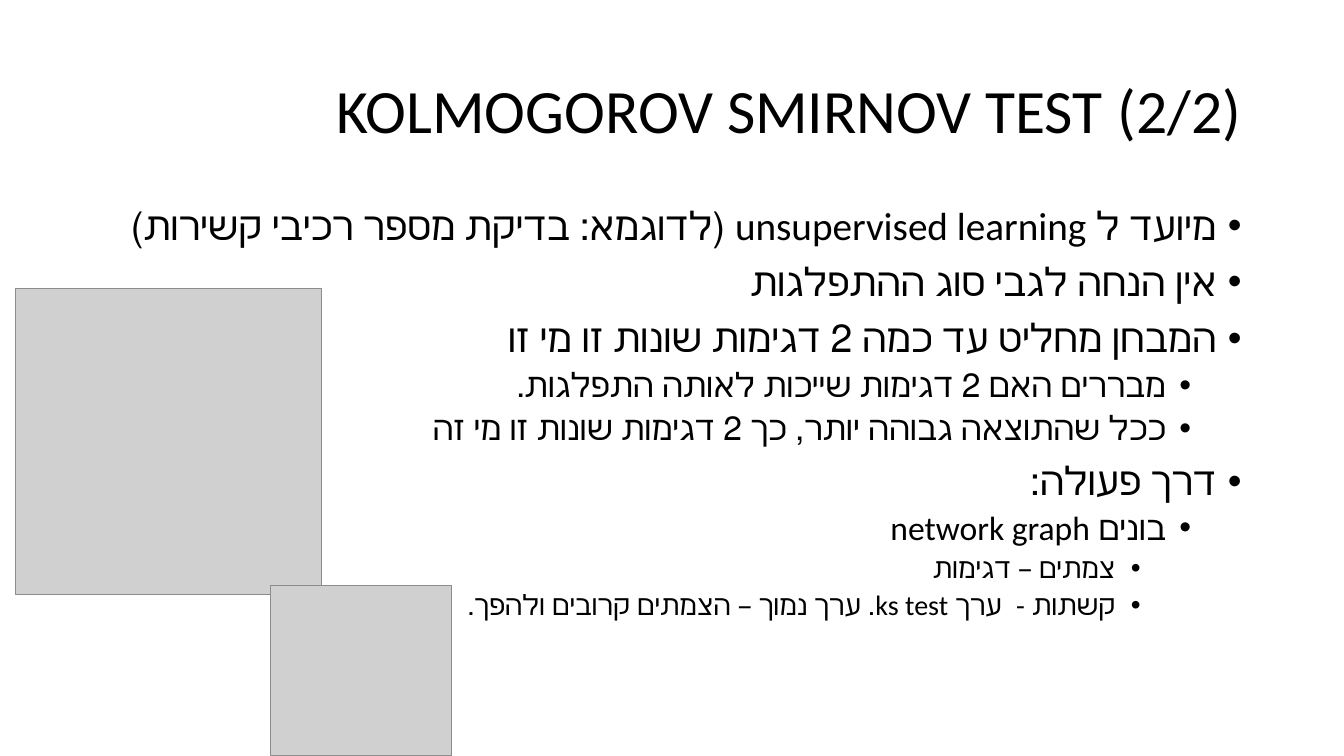
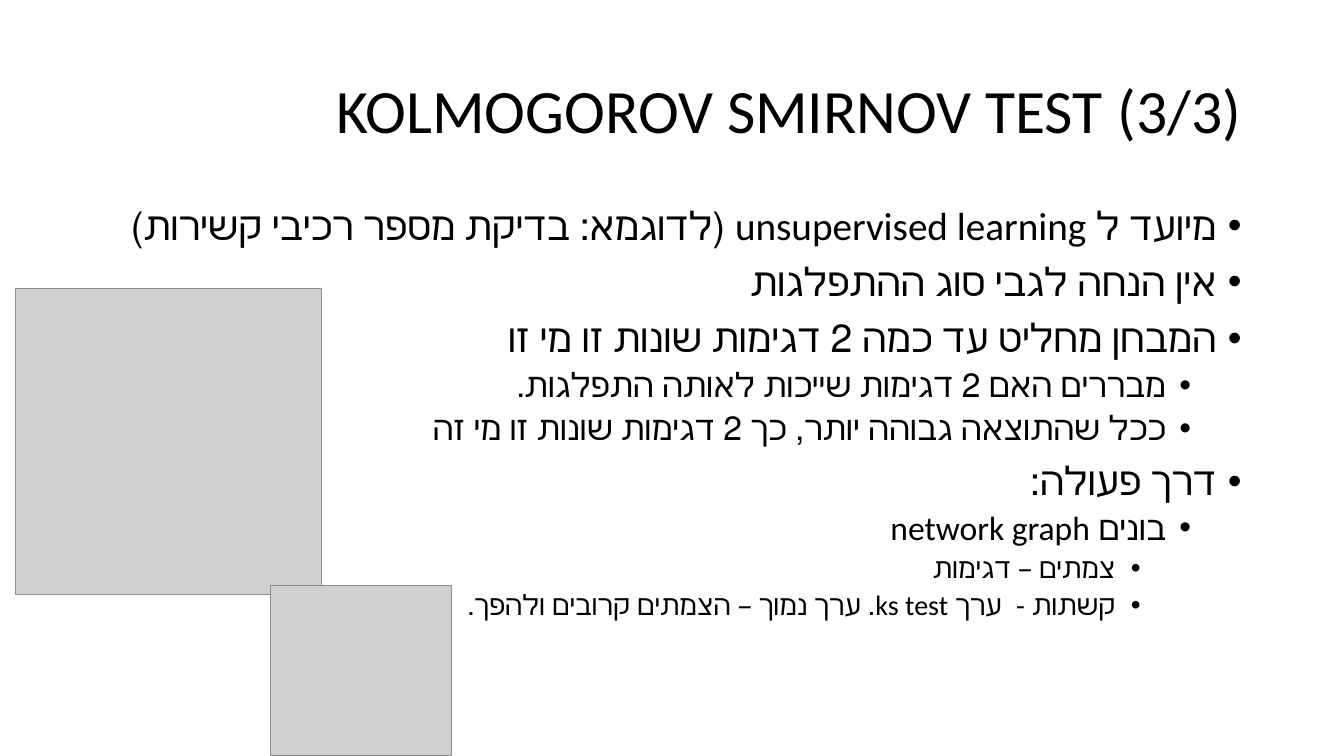
Before and after one commit to amitliron/FeatureSelecion, a slide deck: slide 53 of Presentation/Feature Selection.pptx (slide 52 before the commit). Drawn at 1344x756 pixels with LibreOffice and Linux fonts; fonts in the diff are those of the drawing; grey boxes stand for pictures. Boxes give left, top, right and bottom in pixels: in the first picture for what was removed or moved away, otherwise in the second. Text is boxed around its words. In the diff, an @@ line names an element or a change of style, - is before the commit and + after.

```diff
--- a/Presentation/Feature Selection.pptx
+++ b/Presentation/Feature Selection.pptx
@@ title at bbox=[337, 88, 1241, 142]: text changed @@
-KOLMOGOROV SMIRNOV TEST (2/2)
+KOLMOGOROV SMIRNOV TEST (3/3)
```
Also in this commit, not shown: 2 other slides changed, 2 slides added, 5 other files.
